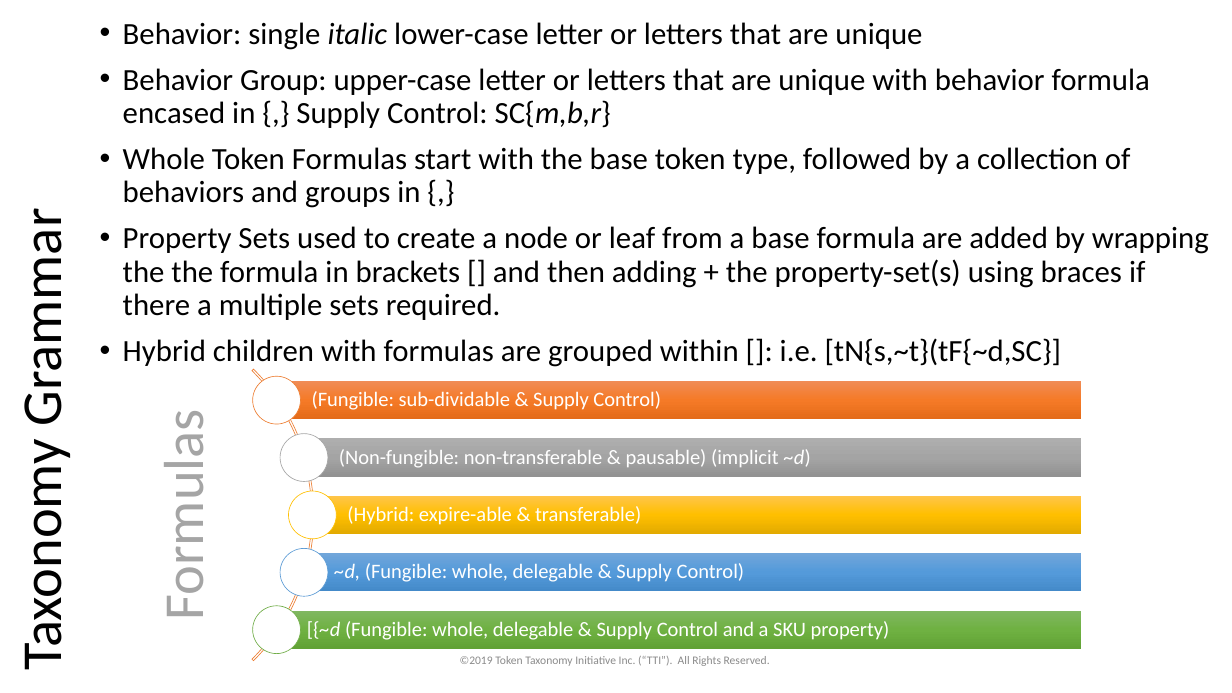
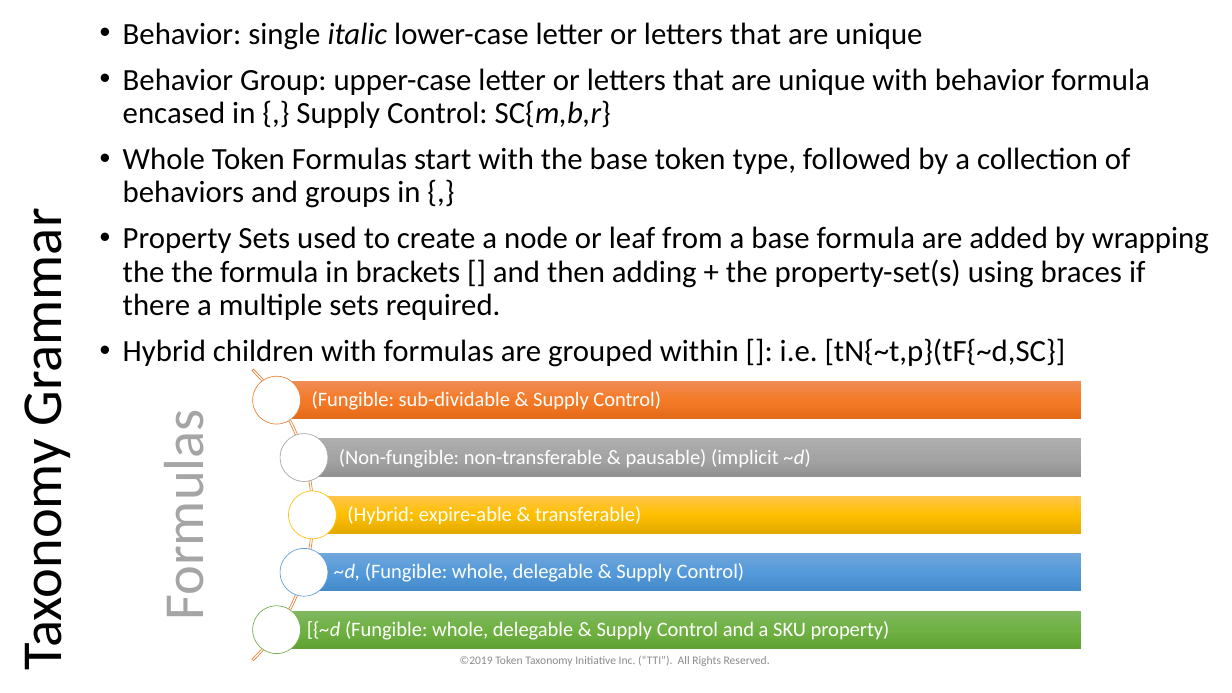
Before and after one commit to vipinsun/TokenTaxonomyFramework-pub, a slide deck: slide 22 of presentations/TTF-Presentation.pptx. Drawn at 1232x693 pixels with LibreOffice and Linux fonts; fonts in the diff are those of the drawing. Boxes give left, top, right and bottom in pixels: in the first picture for what was removed or moved away, otherwise in the second. Text is boxed around its words. In the diff, an @@ line names an element or a change of style, - is before the commit and + after.

Commit message:
Updated .pptx
"slide 22 & 27: typo in formula changed from [tN{s,~t}(tF{~d,SC}] & changed suspendable to pausable"

```diff
--- a/presentations/TTF-Presentation.pptx
+++ b/presentations/TTF-Presentation.pptx
@@ text at [123,338,1066,369]: text changed @@
-• Hybrid children with formulas are grouped within []: i.e. [tN{s,~t}(tF{~d,SC}]
+• Hybrid children with formulas are grouped within []: i.e. [tN{~t,p}(tF{~d,SC}]
```
Also in this commit, not shown: 1 other slide changed.
